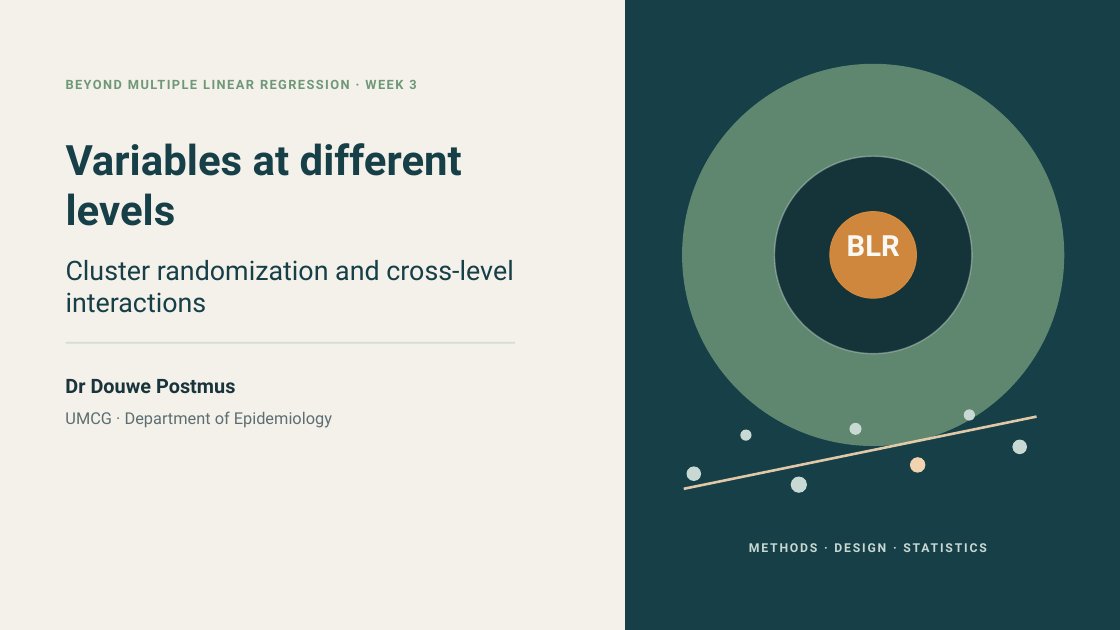
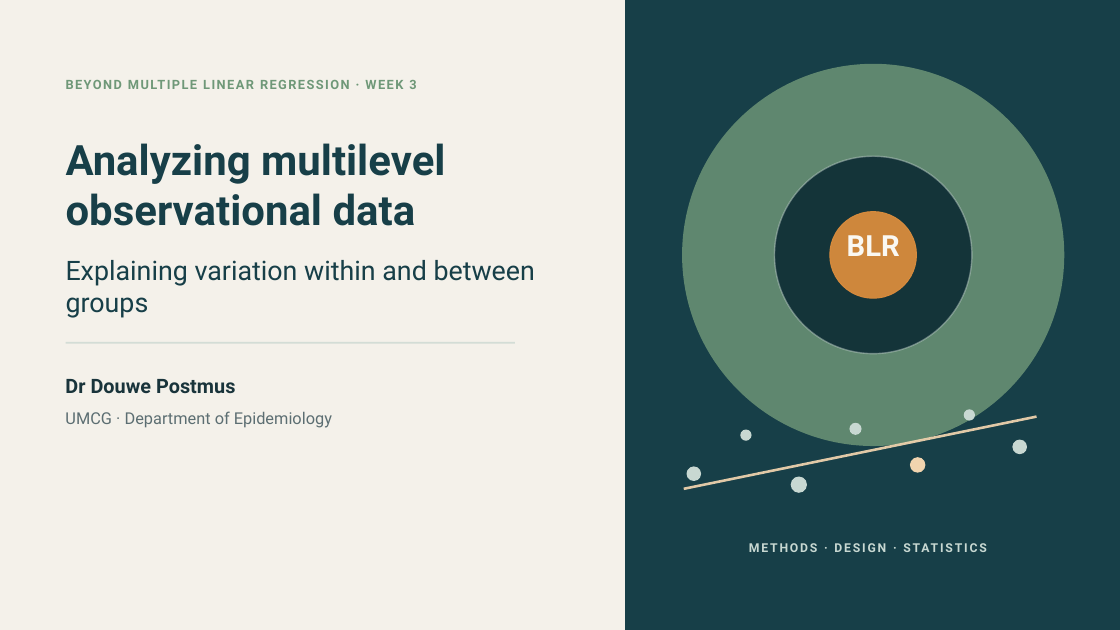
Before and after one commit to Postmus/BeyondMLR, a slide deck: slide 1 of lectures_2627/week3/Beyond_MLR_Week_3.pptx. Drawn at 1120x630 pixels with LibreOffice and Linux fonts; fonts in the diff are those of the drawing. Boxes give left, top, right and bottom in pixels: in the first picture for what was removed or moved away, otherwise in the second. Text is boxed around its words. In the diff, an @@ line names an element or a change of style, - is before the commit and + after.

```diff
--- a/lectures_2627/week3/Beyond_MLR_Week_3.pptx
+++ b/lectures_2627/week3/Beyond_MLR_Week_3.pptx
@@ text at <box>66,143,445,226</box>: text changed @@
-Variables at different levels
+Analyzing multilevel observational data
@@ text at <box>66,260,535,318</box>: text changed @@
-Cluster randomization and cross-level interactions
+Explaining variation within and between groups
```
Also in this commit, not shown: 10 other slides changed, 1 slide added, 1 slide removed, 13 other files.
